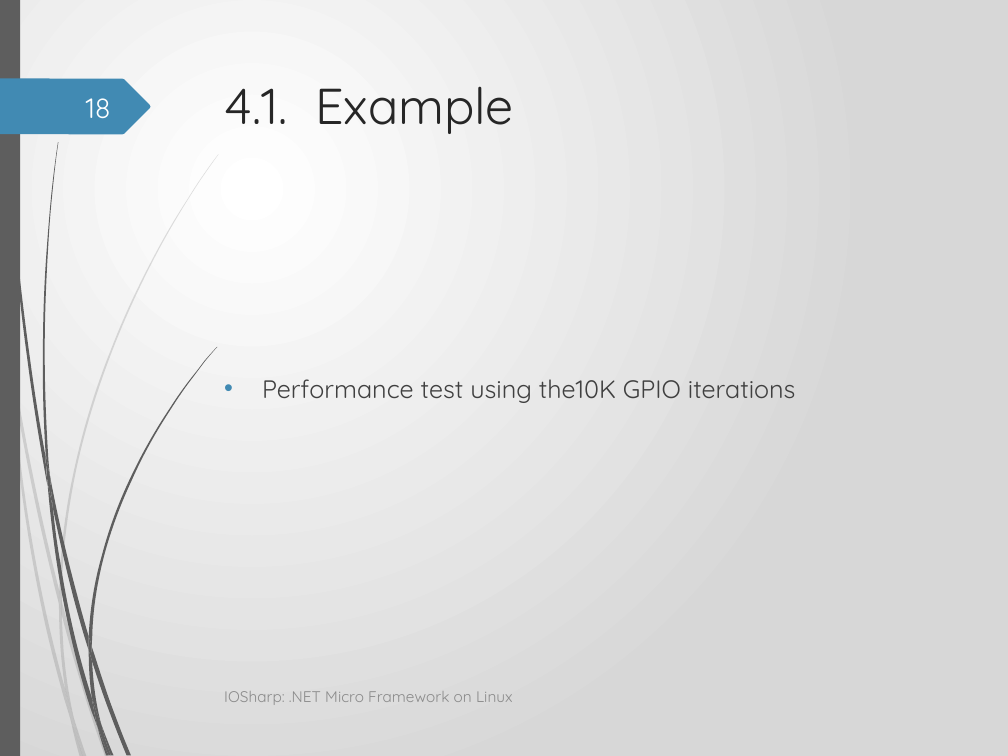
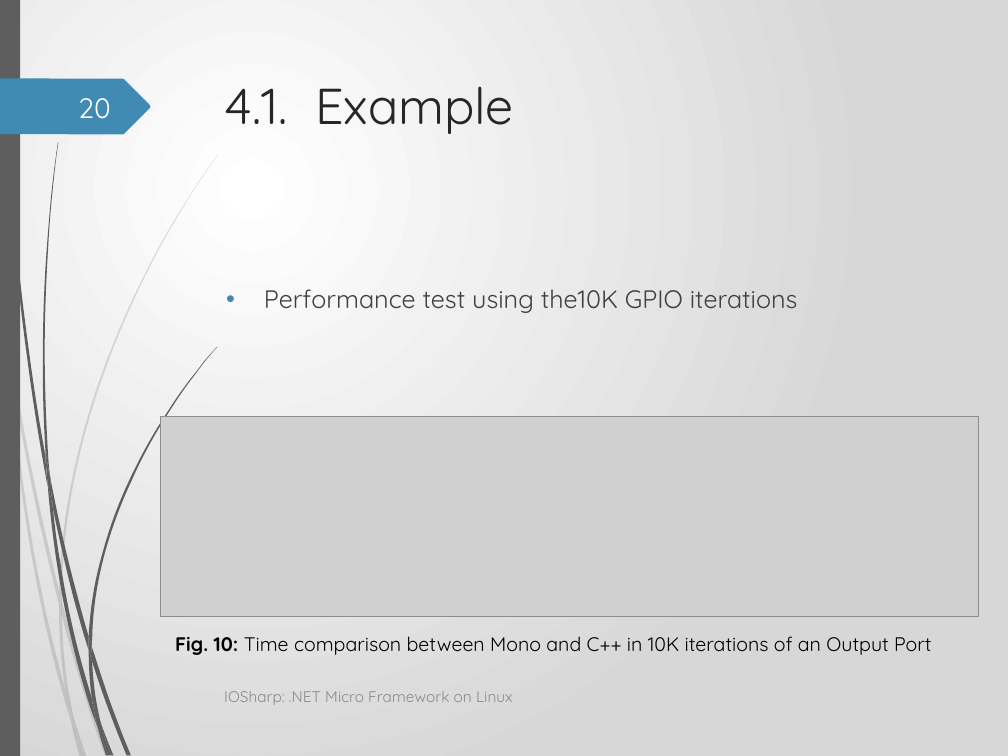
Before and after one commit to GerardSoleCa/BachelorThesisMisc, a slide deck: slide 20 of ThesisDoc/IOSharp.pptx (slide 18 before the commit). Drawn at 1008x756 pixels with LibreOffice and Linux fonts; fonts in the diff are those of the drawing; grey boxes stand for pictures; background and template pictures are left out. Boxes give left, top, right and bottom in pixels: in the first picture for what was removed or moved away, otherwise in the second. Text is boxed around its words. In the diff, an @@ line names an element or a change of style, - is before the commit and + after.

```diff
--- a/ThesisDoc/IOSharp.pptx
+++ b/ThesisDoc/IOSharp.pptx
@@ page number at (78, 98, 111, 119): text changed @@
-18
+20
@@ text "Performance test using the10K GPIO ...": place and size @@
-text "Performance test using the10K GPIO ..." at (262, 379, 796, 403)
+text "Performance test using the10K GPIO ..." at (264, 289, 798, 313)
@@ picture added at (160, 416, 978, 617) @@
@@ text added at (175, 636, 931, 655), 14 pt, text #000000 @@
+Fig. 10: Time comparison between Mono and C++ in 10K iterations of an Output Port
```
Also in this commit, not shown: 17 other slides changed, 2 slides added, 1 slide removed, 3 other files.
